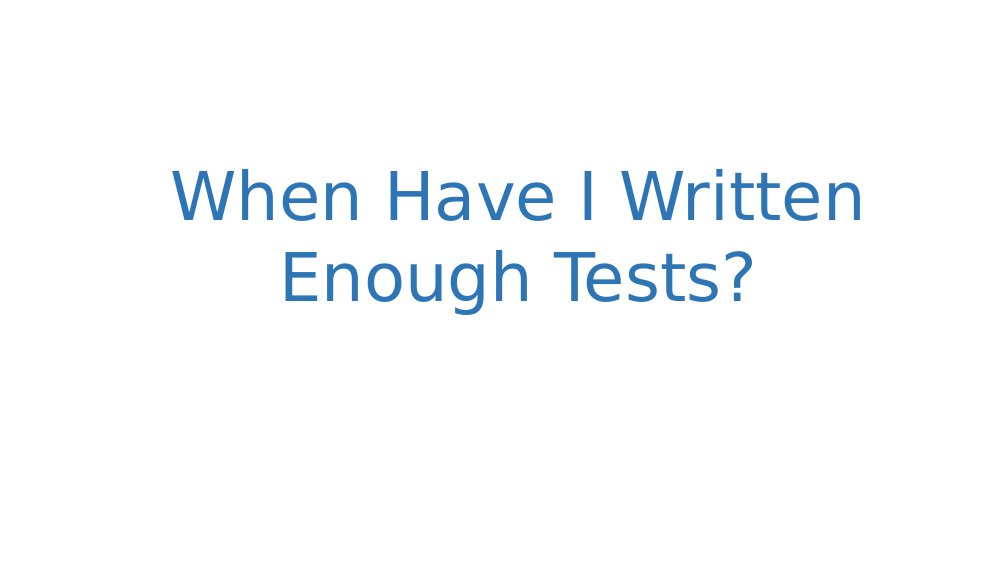
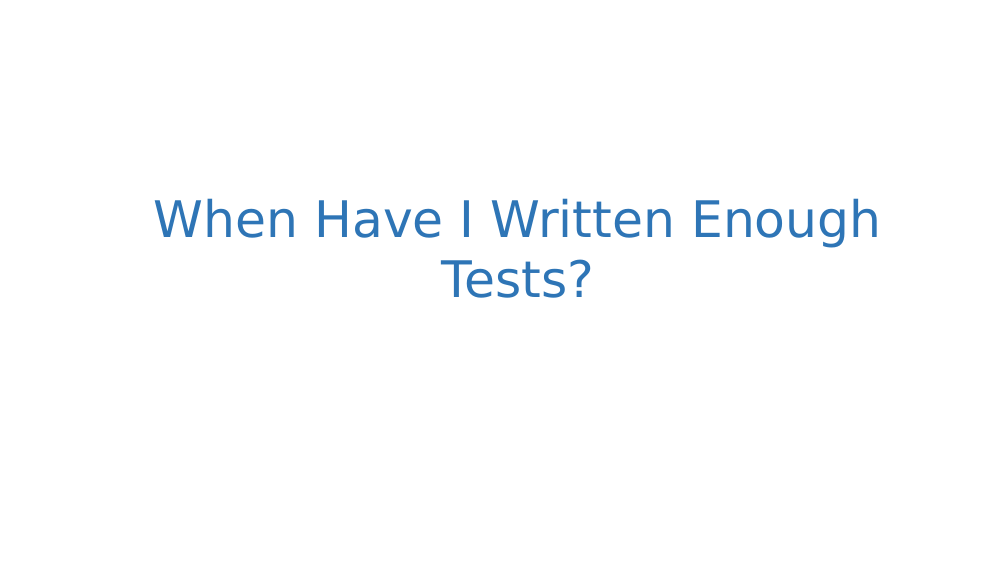
Before and after one commit to neu-se/CS4530-Spring-2026, a slide deck: slide 2 of Slides/Module 03.1 Trusting TypeScript.pptx. Drawn at 1008x567 pixels with LibreOffice and Linux fonts; fonts in the diff are those of the drawing. Boxes give left, top, right and bottom in pixels: in the first picture for what was removed or moved away, otherwise in the second. Text is boxed around its words. In the diff, an @@ line names an element or a change of style, - is before the commit and + after.

```diff
--- a/Slides/Module 03.1 Trusting TypeScript.pptx
+++ b/Slides/Module 03.1 Trusting TypeScript.pptx
@@ text "When Have I Written Enough ...": place and size @@
-text "When Have I Written Enough ..." at bbox=[170, 169, 865, 315]
+text "When Have I Written Enough ..." at bbox=[154, 198, 881, 298]
@@ text "When Have I Written Enough ..." at bbox=[154, 198, 881, 298]: size 64 to 48 pt @@
```
Also in this commit, not shown: 3 other files.
